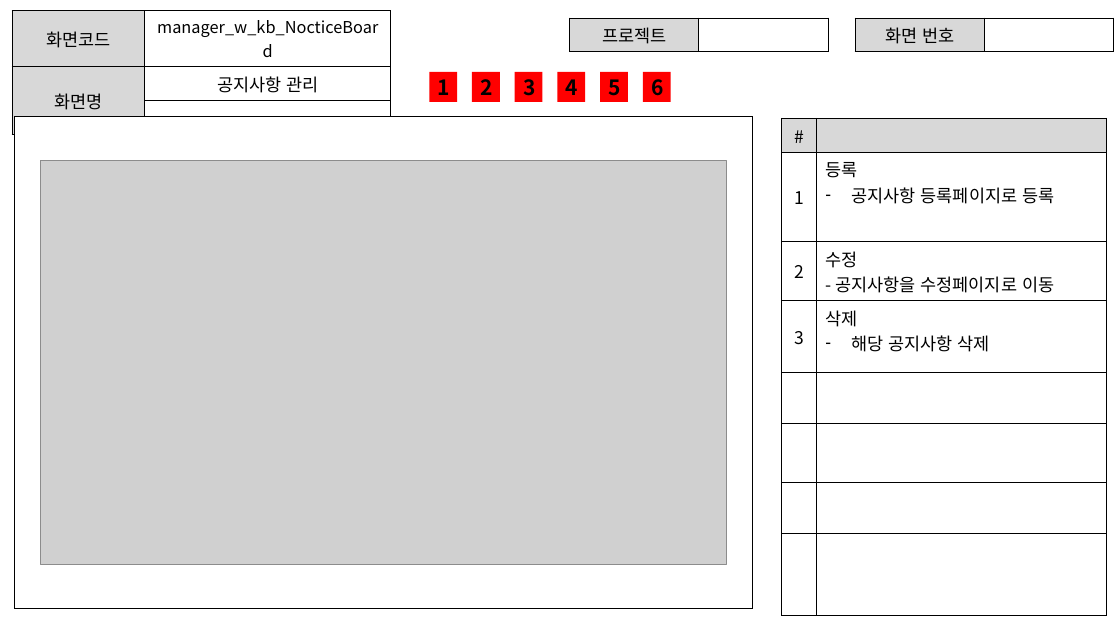
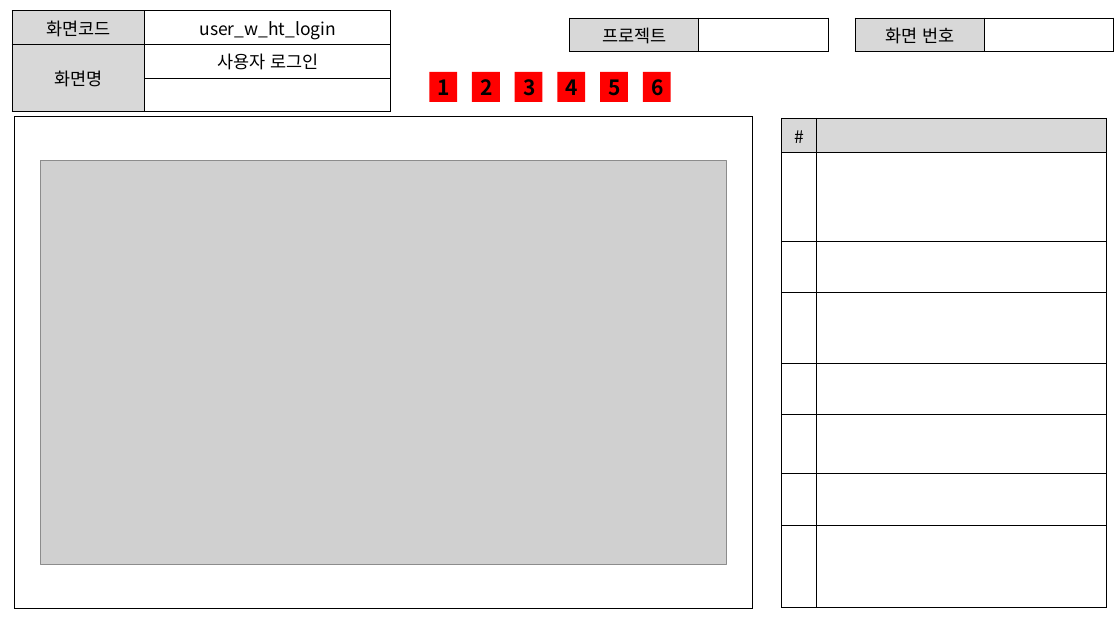
Before and after one commit to ezenteam2/EzenCrowdFunding, a slide deck: slide 8 of project03 화면설계서/project03 - 화면 설계서 - 기범.pptx (slide 13 before the commit). Drawn at 1120x630 pixels with LibreOffice and Linux fonts; fonts in the diff are those of the drawing; grey boxes stand for pictures. Boxes give left, top, right and bottom in pixels: in the first picture for what was removed or moved away, otherwise in the second. Text is boxed around its words. In the diff, an @@ line names an element or a change of style, - is before the commit and + after.

```diff
--- a/project03 화면설계서/project03 - 화면 설계서 - 기범.pptx
+++ b/project03 화면설계서/project03 - 화면 설계서 - 기범.pptx
@@ table at [12, 11, 391, 99] @@
-row 1, column 2: manager_w_kb_NocticeBoard
+row 1, column 2: user_w_ht_login
-row 2, column 2: 공지사항 관리
+row 2, column 2: 사용자 로그인
@@ table at [782, 118, 1107, 607] @@
-row 2: 1 | 등록 / 공지사항 등록페이지로 등록
-row 3: 2 | 수정 / - 공지사항을 수정페이지로 이동
-row 4: 3 | 삭제 / 해당 공지사항 삭제
+row 6:  | 
+row 7:  | 
+row 8:  | 
```
Also in this commit, not shown: 7 other slides changed, 12 slides removed, 8 other files.
